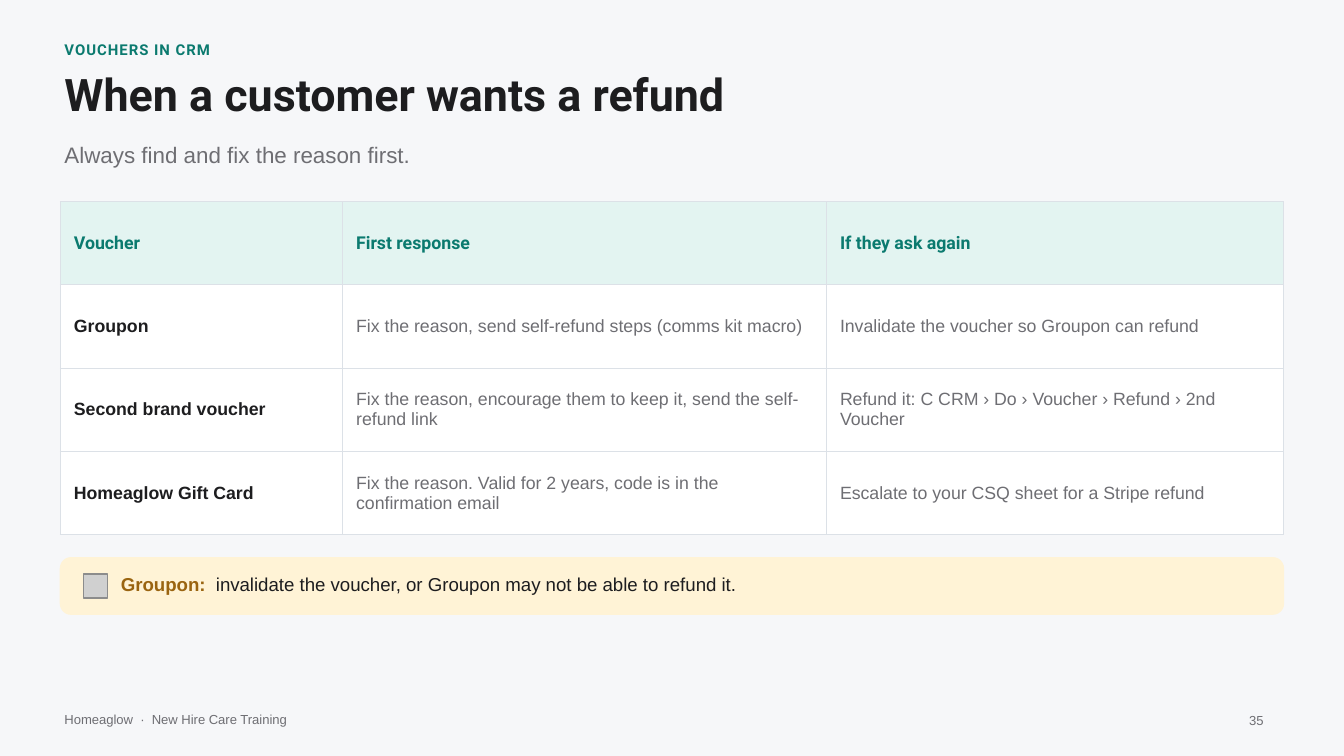
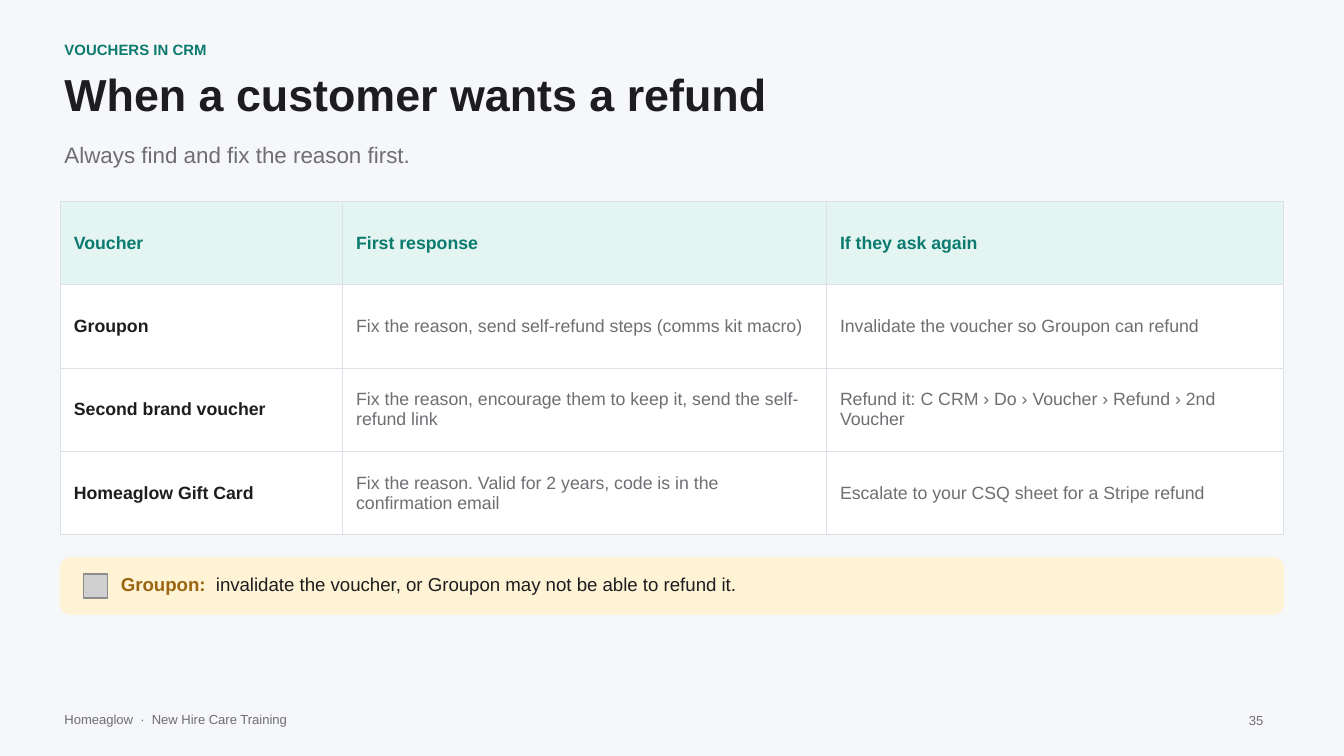
Before and after one commit to anjulimichelle/training, a slide deck: slide 35 of platform-mechanics/platform-operating-mechanics.pptx. Drawn at 1344x756 pixels with LibreOffice and Linux fonts; fonts in the diff are those of the drawing; grey boxes stand for pictures. Boxes give left, top, right and bottom in pixels: in the first picture for what was removed or moved away, otherwise in the second. Text is boxed around its words. In the diff, an @@ line names an element or a change of style, - is before the commit and + after.

```diff
--- a/platform-mechanics/platform-operating-mechanics.pptx
+++ b/platform-mechanics/platform-operating-mechanics.pptx
@@ text "VOUCHERS IN CRM" at (64,44,207,55): font Roboto to Arial, letter spacing 0.5 to 0 pt @@
@@ text "When a customer wants a ..." at (64,78,766,112): font Roboto to Arial @@
@@ table at (60,202,1284,642) @@
@@ font Roboto to Arial in "Voucher", "First response", "If they ask again" @@
```
Also in this commit, not shown: 45 other slides changed, 2 other files.
